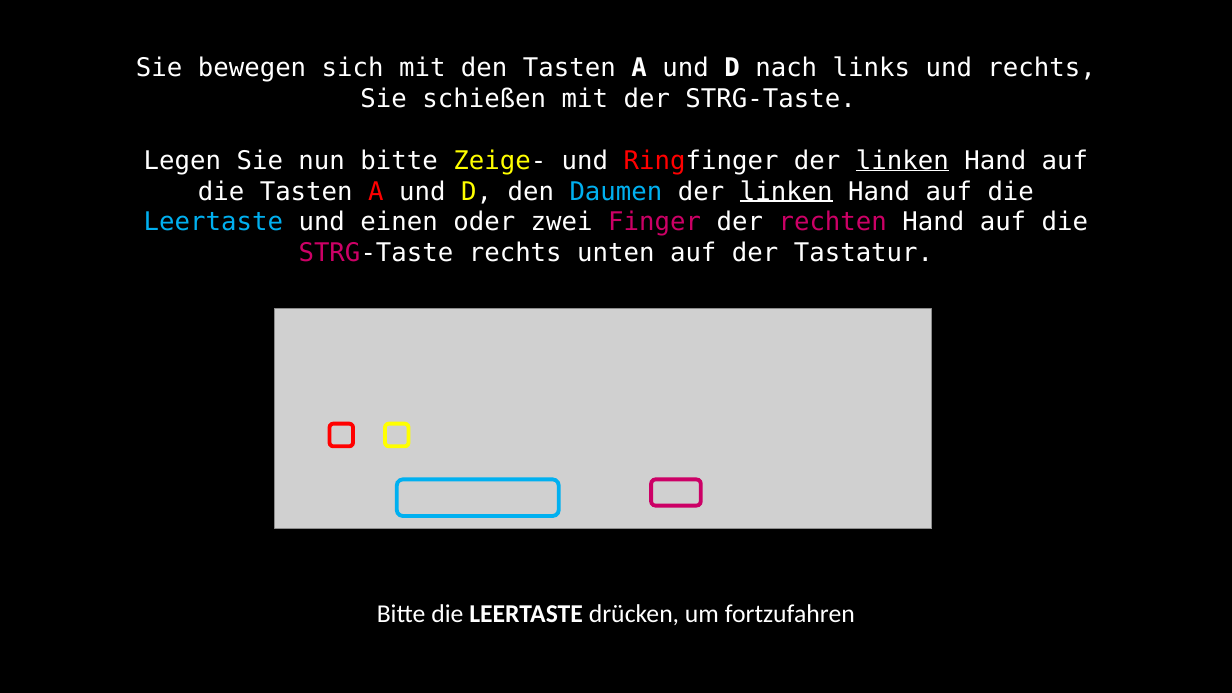
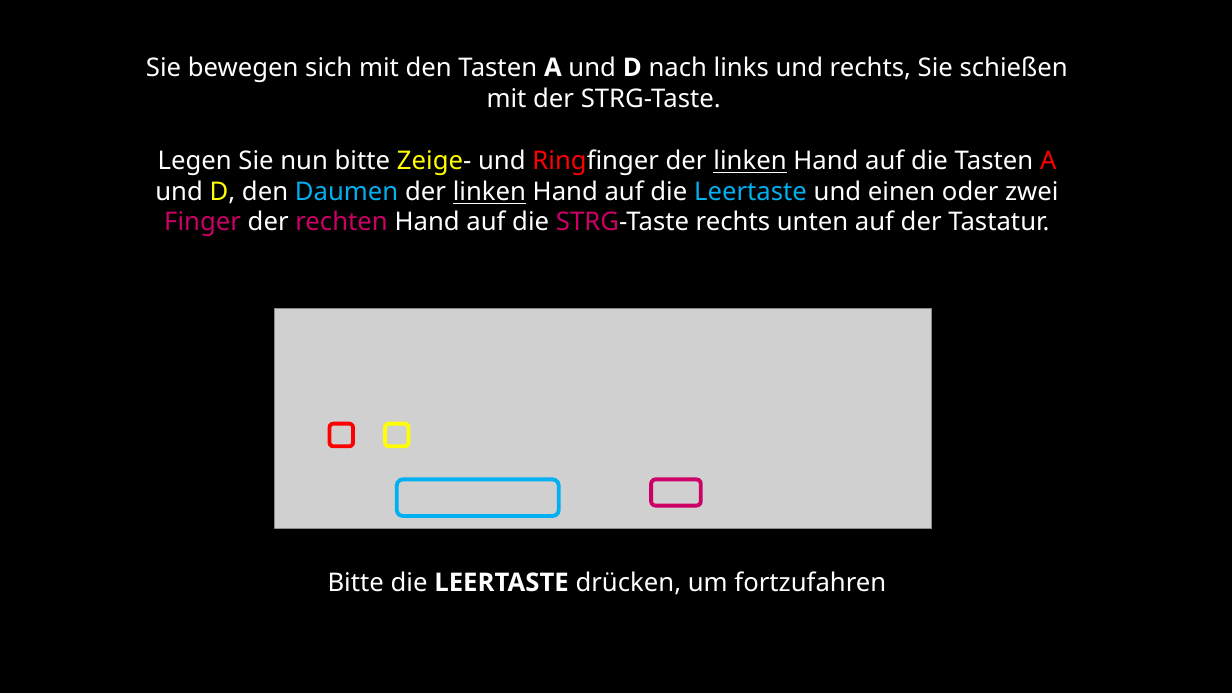
Before and after one commit to sean-mulready/Vizdoom-Scripts, a slide deck: slide 10 of exp_img/instructions.pptx. Drawn at 1232x693 pixels with LibreOffice and Linux fonts; fonts in the diff are those of the drawing; grey boxes stand for pictures. Boxes give left, top, right and bottom in pixels: in the first picture for what was removed or moved away, otherwise in the second. Text is boxed around its words. In the diff, an @@ line names an element or a change of style, - is before the commit and + after.

```diff
--- a/exp_img/instructions.pptx
+++ b/exp_img/instructions.pptx
@@ text "Sie bewegen sich mit den ..." at <box>146,56,1068,595</box>: font DejaVu Sans Mono to Noto Sans in "Sie bewegen sich mit den Tasten A ...", "Legen Sie nun bitte Zeige- und Ringfinger ..."; font Calibri to Noto Sans in "Bitte die LEERTASTE drücken, um fortzufahren" @@
```
Also in this commit, not shown: 10 other slides changed, 12 other files.
